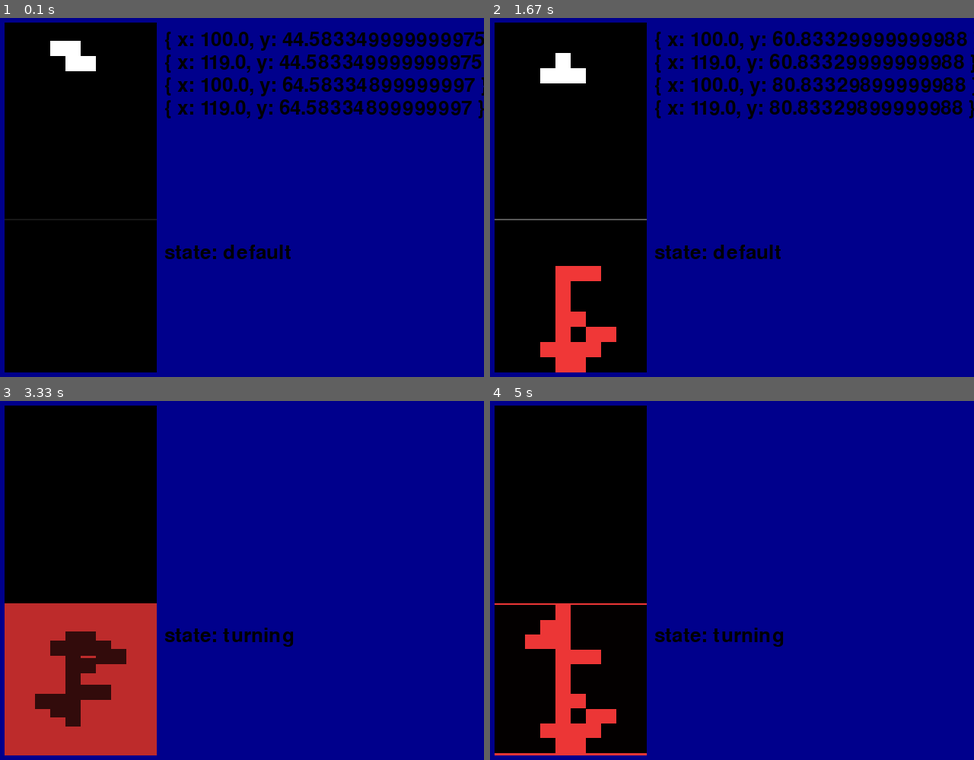
Above: before the commit, frames 1-4 (two rows, left to right).
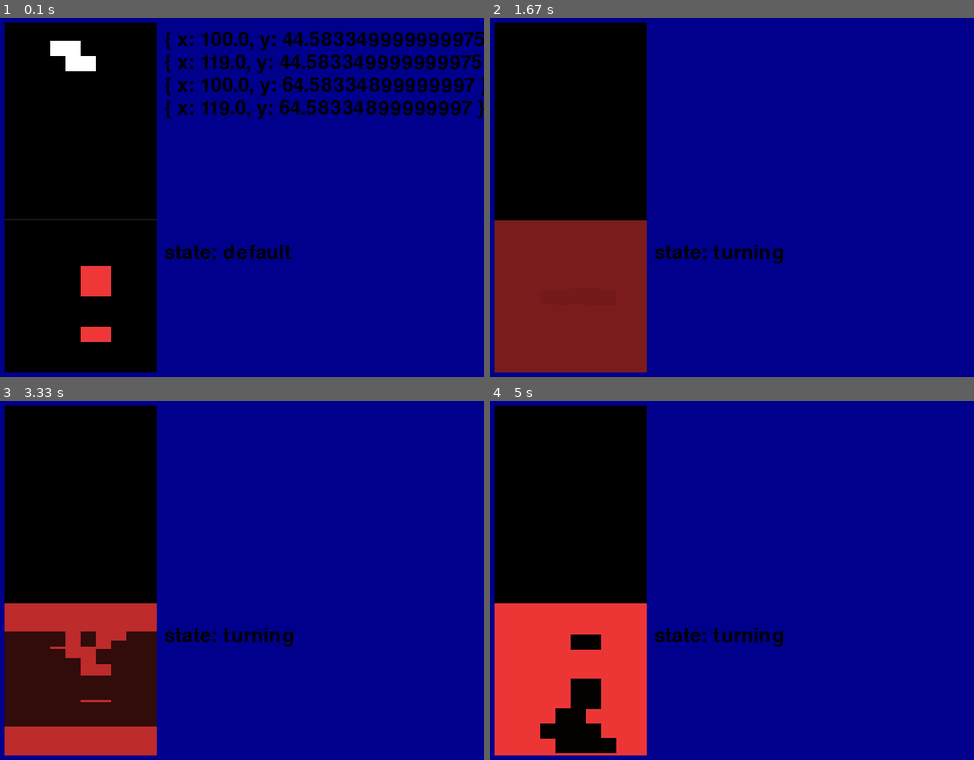
Above: after the commit, the same moments.

Repository: tapsaman/pygame-tetris
Game: pygame game, started from main.py
Same seed, same stepped clock (60 frames per second), same inputs: the game is played once before the commit and once after it.
Inputs:
- Up to frame 1 (0.1 s): no input
- Up to frame 2 (1.67 s): tap Space at 0.33, 0.73, 1.03, 1.23 s; hold Right 0.67-1.13 s; tap X at 0.82 s; hold Up 1.17-1.47 s; tap Z at 1.32 s
- Up to frame 3 (3.33 s): hold Left 2-2.53 s; tap Space at 2.07, 2.37, 2.63 s; tap X at 2.15 s; hold Down 2.57-2.87 s; tap Z at 2.72 s
- Up to frame 4 (5 s): hold Right 3.73-4.37 s; tap Space at 3.8, 4.1, 4.87 s; tap Z at 3.88 s; hold Left from 4.8 s (still down); tap X at 4.95 s

The runs differ from the first frame. In frame 1, 0.8% of the frame differs, in the area x 16-23%, y 69-91%; in frame 2, 19%, in the area x 0-100%, y 3-99%; in frame 3, 6.3%; in frame 4, 10%.

Commit message:
test 'wiggling'

Diff:
--- a/game.py
+++ b/game.py
@@ -238,6 +238,17 @@
     def Exit(self):
         pass
 
+def TestWiggleGame():
+    game = Game()
+    game.groundMap[5][16] = 1
+    game.groundMap[5][17] = 1
+    game.groundMap[5][20] = 1
+    game.groundMap[6][16] = 1
+    game.groundMap[6][17] = 1
+    game.groundMap[6][20] = 1
+    return game
+
+
 class Game:
     def __init__(self):
         self.Reset()
--- a/main.py
+++ b/main.py
@@ -1,6 +1,6 @@
 from datetime import datetime
 import sys, pygame
-from game import Game
+from game import *
 from common import Settings
 
 pygame.init()
@@ -16,8 +16,7 @@
 pygame.screen = screen = pygame.display.set_mode(size)
 Settings.font = pygame.font.SysFont(None, 38)
 
-
-game = Game()
+game = TestWiggleGame()
 lastTime = datetime.now()
 clock = pygame.time.Clock()
 
Binary file changed: README.md
